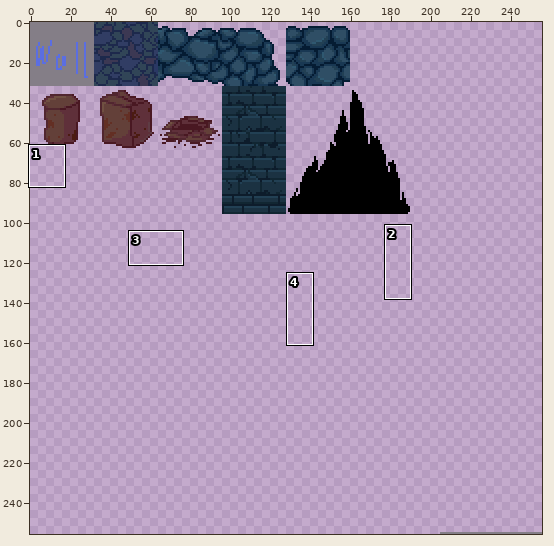
Two versions of one sprite sheet, textures/lost.png. The first picture is a wide view before the edit; the outline marks the close-up.
Close-up. First the earlier version:
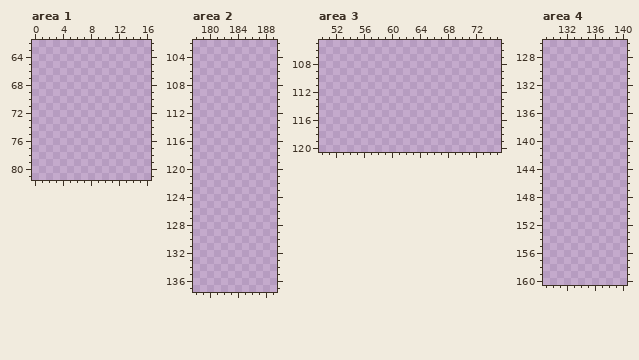
The file is 256x256 pixels. Colours within 5 levels of each other are drawn and written as one. Shown: area 1: x 0..16, y 62..81; area 2: x 178..189, y 102..137; area 3: x 50..75, y 105..120; area 4: x 129..140, y 126..160. The commit also changed other parts of the picture, which this record leaves out.
And afterwards:
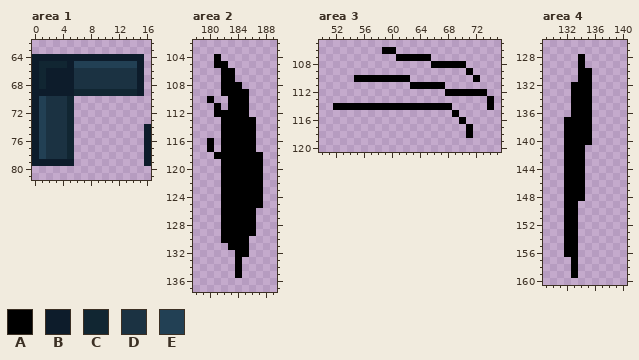
Palette (. is transparent): A #000000  B #0d1c2b  C #112632  D #1b3242  E #224054
Changes in this commit:
Changed rows in their new state; - is an unchanged pixel.
Area 1:
first column x 0:
64 BBBBBBBBBBBBBBBB-
65 BCCCCBEEEEEEEEEB-
66 BCBBBBDDDDDDDDDB-
67 BCBBBBDDDDDDDDDB-
68 BCBBBBDDDDDDDDDB-
69 BBBBBBCCCCCCCCCB-
70 BEDDDC-----------
71 BEDDDC-----------
72 BEDDDC-----------
73 BEDDDC-----------
74 BEDDDC----------B
75 BEDDDC----------B
76 BEDDDC----------B
77 BEDDDC----------B
78 BEDDDC----------B
79 BBBBBB----------B
Area 2:
first column x 180:
104 -A------
105 -AA-----
106 --AA----
107 --AA----
108 --AAA---
109 --AAAA--
110 A--AAA--
111 -A-AAA--
112 -AAAAA--
113 --AAAAA-
114 --AAAAA-
115 --AAAAA-
116 A-AAAAA-
117 A-AAAAA-
118 -AAAAAAA
119 --AAAAAA
120 --AAAAAA
121 --AAAAAA
122 --AAAAAA
123 --AAAAAA
124 --AAAAAA
125 --AAAAAA
126 --AAAAA-
127 --AAAAA-
128 --AAAAA-
129 --AAAAA-
130 --AAAA--
131 ---AAA--
132 ----AA--
133 ----A---
134 ----A---
135 ----A---
Area 3:
first column x 52:
106 -------AA--------------
107 ---------AAAAA---------
108 --------------AAAAA----
109 -------------------A---
110 ---AAAAAAAA---------A--
111 -----------AAAAA-------
112 ----------------AAAAAA-
113 ----------------------A
114 AAAAAAAAAAAAAAAAA-----A
115 -----------------A-----
116 ------------------A----
117 -------------------A---
118 -------------------A---
Area 4:
first column x 132:
128 --A-
129 --A-
130 --AA
131 --AA
132 -AAA
133 -AAA
134 -AAA
135 -AAA
136 -AAA
137 AAAA
138 AAAA
139 AAAA
140 AAAA
141 AAA-
142 AAA-
143 AAA-
144 AAA-
145 AAA-
146 AAA-
147 AAA-
148 AAA-
149 AA--
150 AA--
151 AA--
152 AA--
153 AA--
154 AA--
155 AA--
156 AA--
157 -A--
158 -A--
159 -A--
Changed places in both close-ups, as pixel boxes (x1, y1, x2, y2):
added: (32, 54, 144, 166)
added: (144, 124, 151, 166)
added: (207, 54, 263, 278)
added: (333, 47, 494, 138)
added: (564, 54, 592, 278)
